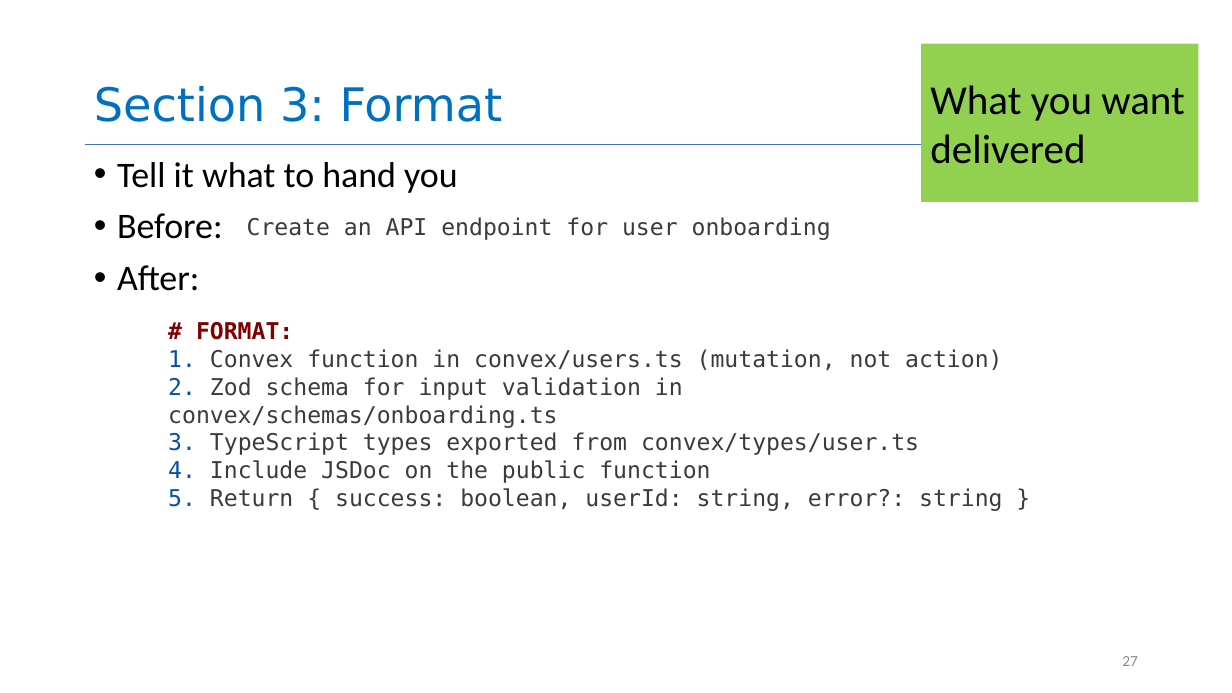
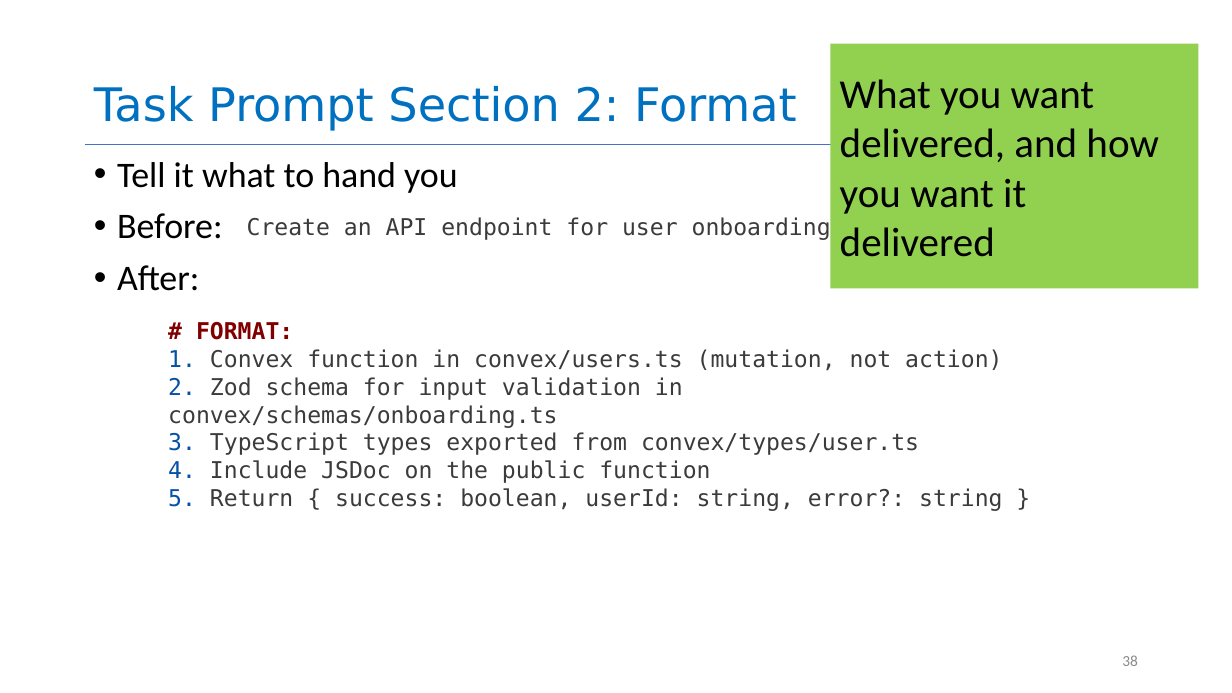
Before and after one commit to neu-se/CS4530-Spring-2026, a slide deck: slide 38 of Slides/Module 16 Using AI Agents.pptx (slide 27 before the commit). Drawn at 1232x693 pixels with LibreOffice and Linux fonts; fonts in the diff are those of the drawing. Boxes give left, top, right and bottom in pixels: in the first picture for what was removed or moved away, otherwise in the second. Text is boxed around its words. In the diff, an @@ line names an element or a change of style, - is before the commit and + after.

```diff
--- a/Slides/Module 16 Using AI Agents.pptx
+++ b/Slides/Module 16 Using AI Agents.pptx
@@ rectangle "What you want delivered, and ...": place and size @@
-rectangle "What you want delivered, and ..." at box(921, 43, 1199, 201)
+rectangle "What you want delivered, and ..." at box(831, 43, 1199, 288)
@@ title at box(94, 86, 797, 131): text changed @@
-Section 3: Format
+Task Prompt Section 2: Format
@@ text in rectangle at box(840, 79, 1158, 257): text changed @@
-What you want delivered
+What you want delivered, and how you want it delivered
@@ page number at box(1122, 655, 1138, 666): text changed @@
-27
+38
```
Also in this commit, not shown: 18 other slides changed, 10 slides added, 2 slides removed, 1 other file.
